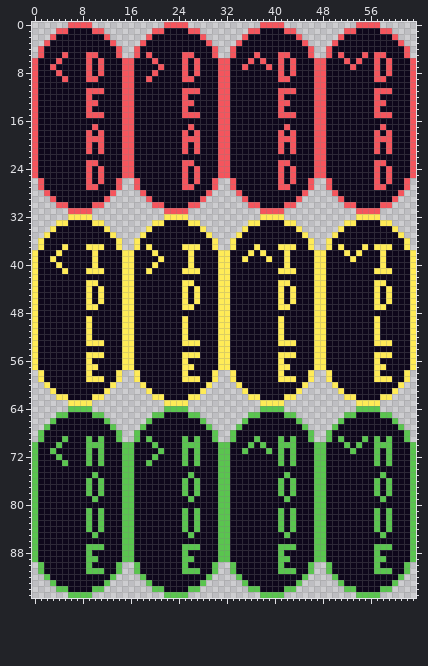
Sprite sheet -- assets/placeholder_sprite.png. Above, as it was before the edit.
The file is 64x96 pixels.
Now the later version:
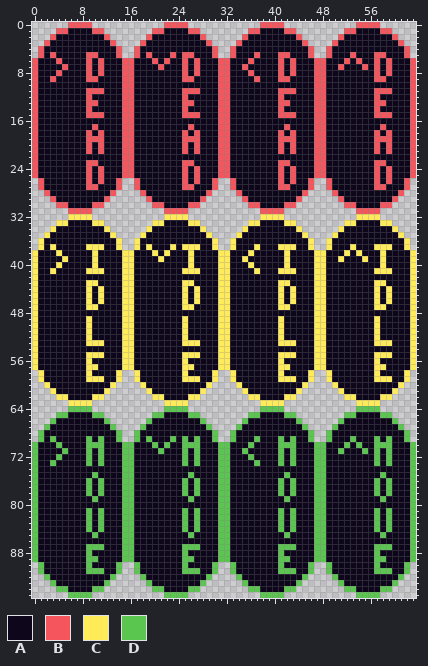
Palette (. is transparent): A #0e071b  B #f5555d  C #ffeb57  D #5ac54f
Changes in this commit:
Changed rows in their new state; - is an unchanged pixel.
first column x 3:
 5 B-A-----------------B---------------------------A-B-A
 6 -------------------B---------------A-----------------
 7 A-B---------------------------------A-----------B-A-B
 8 -----------------A---------------B-------------------
 9 B-A-------------A-----------------B------------------
first column x 3:
37 C-A-----------------C---------------------------A-C-A
38 -------------------C---------------A-----------------
39 A-C---------------------------------A-----------C-A-C
40 -----------------A---------------C-------------------
41 C-A-------------A-----------------C------------------
first column x 3:
69 D-A-----------------D---------------------------A-D-A
70 -------------------D---------------A-----------------
71 A-D---------------------------------A-----------D-A-D
72 -----------------A---------------D-------------------
73 D-A-------------A-----------------D------------------
